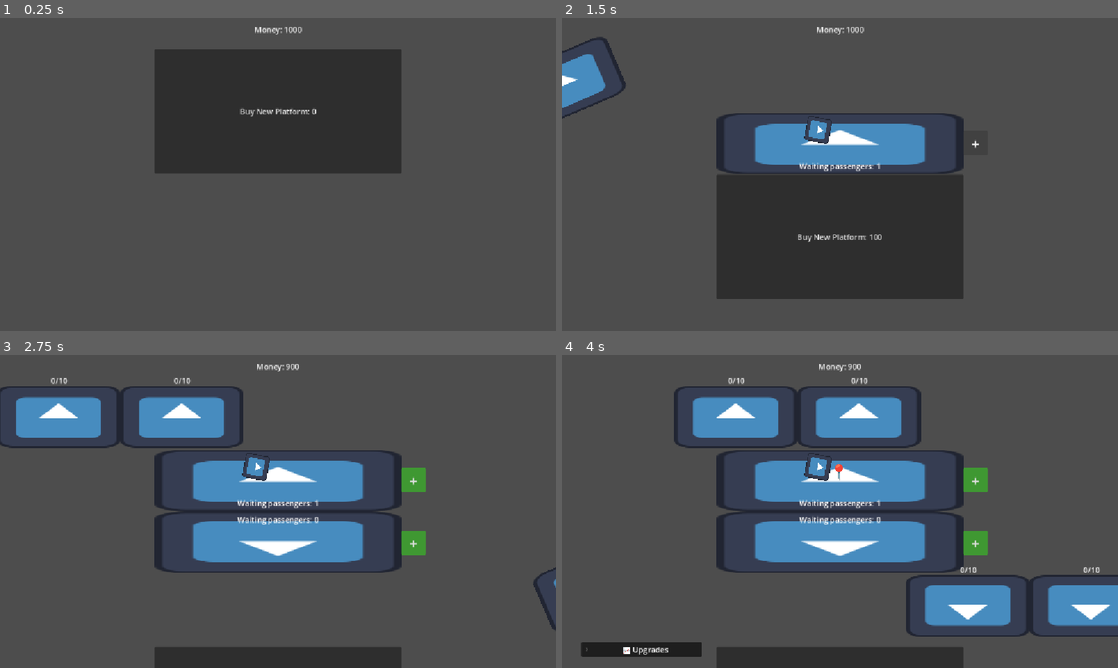
Above: before the commit, frames 1-4 (two rows, left to right).
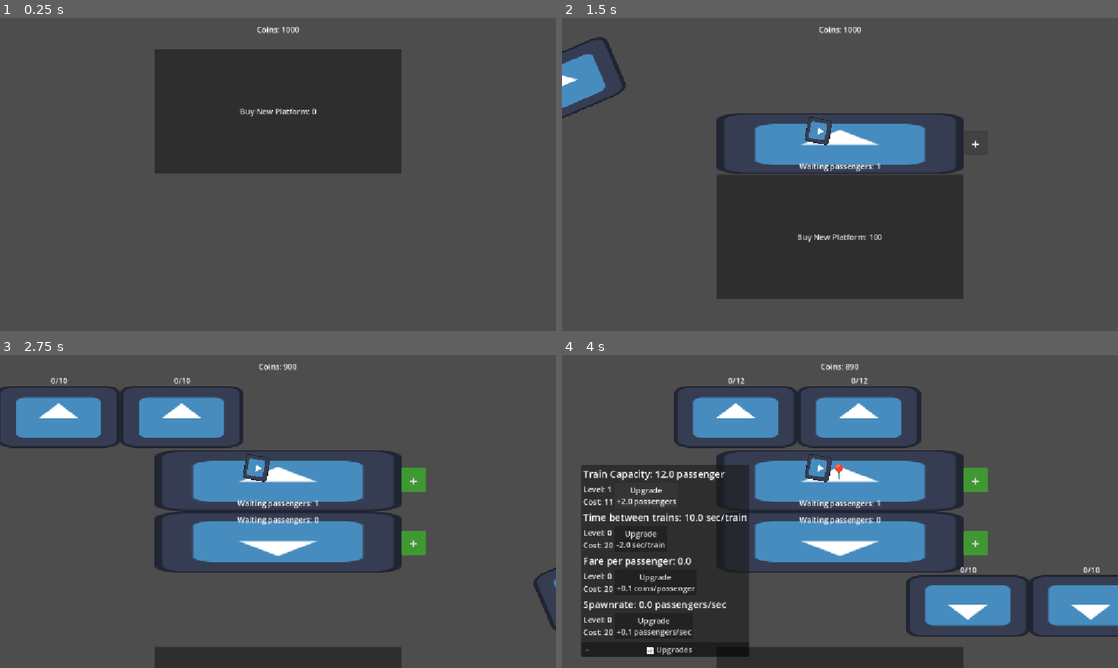
Above: after the commit, the same moments.

Repository: iamagoodperson-yay/rail-clicker
Game: Godot game, scene res://scenes/main.tscn
The game is run twice, just before and just after one commit, with the same random seed, the same clock (stepped at 60 frames per second) and the same inputs. The engine's default icon, where the game draws it, is replaced by a stand-in: a white triangle on a blue panel in a dark square.
Inputs (mouse positions are in pixels of both pictures, inside the frame that each line leads up to):
- Up to frame 1 (0.25 s): no input
- Up to frame 2 (1.5 s): click "Buy New Platform: 0" at 0.5 s; click "+" at 1.25 s
- Up to frame 3 (2.75 s): click "Buy New Platform: 100" at 2 s
- Up to frame 4 (4 s): tap Enter at 2.75 s; move the mouse to (840, 480) at 2.77 s; hold Right 2.78-3.5 s; tap Alt at 2.85 s; click (840, 480) at 2.92 s; click (645, 495) at 3.5 s, where only the run after the commit has a clickable "Upgrade +2.0 passengers"

The runs differ from the first frame. In frame 1, 0.1% of the frame differs, in the area x 45-55%, y 2-6%; in frame 2, 0.2%; in frame 3, 0.2%; in frame 4, 16%, in the area x 3-55%, y 2-97%.

Commit message:
added passenger spawnrate upgrade

Diff:
--- a/scenes/main.tscn
+++ b/scenes/main.tscn
@@ -5,6 +5,7 @@
 [ext_resource type="Script" uid="uid://c7623o8v1wvvx" path="res://scripts/UI.gd" id="3_jyhfs"]
 [ext_resource type="Script" uid="uid://i6lh1psvufw4" path="res://scripts/capacity_container.gd" id="5_tbgi4"]
 [ext_resource type="Script" uid="uid://b0eh2pf007vs5" path="res://scripts/wait_container.gd" id="6_o6xl0"]
+[ext_resource type="Script" uid="uid://cjkrro2lg068y" path="res://scripts/spawn_container.gd" id="7_o6xl0"]
 [ext_resource type="Script" uid="uid://ei1rg1yu5721" path="res://scripts/fare_container.gd" id="7_tipki"]
 
 [node name="main" type="Node" unique_id=417744697]
@@ -21,20 +22,17 @@
 
 [node name="FoldableContainer" type="FoldableContainer" parent="UI" unique_id=739533237]
 offset_left = 40.0
-offset_top = 316.0
-offset_right = 290.0
+offset_top = 228.0
+offset_right = 329.0
 offset_bottom = 625.0
 pivot_offset_ratio = Vector2(0, 1)
 accessibility_region = true
-folded = true
 title = "📈 Upgrades"
 title_alignment = 1
 title_position = 1
 
 [node name="VFlowContainer" type="VFlowContainer" parent="UI/FoldableContainer" unique_id=956060734]
-visible = false
 layout_mode = 2
-alignment = 1
 
 [node name="CapacityContainer" type="HFlowContainer" parent="UI/FoldableContainer/VFlowContainer" unique_id=1989668384]
 layout_mode = 2
@@ -46,7 +44,7 @@
 [node name="Label" type="Label" parent="UI/FoldableContainer/VFlowContainer/CapacityContainer/TopContainer" unique_id=135878050]
 layout_mode = 2
 theme_override_font_sizes/font_size = 20
-text = "Train Capacity: xxx"
+text = "Train Capacity: xxx passengers"
 
 [node name="BottomContainer" type="VFlowContainer" parent="UI/FoldableContainer/VFlowContainer/CapacityContainer" unique_id=163519767]
 layout_mode = 2
@@ -60,7 +58,7 @@
 [node name="Button" type="Button" parent="UI/FoldableContainer/VFlowContainer/CapacityContainer/BottomContainer" unique_id=1839220182]
 layout_mode = 2
 text = "Upgrade
-+X capacity"
++X passengers"
 
 [node name="WaitContainer" type="HFlowContainer" parent="UI/FoldableContainer/VFlowContainer" unique_id=648167901]
 layout_mode = 2
@@ -72,7 +70,7 @@
 [node name="Label" type="Label" parent="UI/FoldableContainer/VFlowContainer/WaitContainer/TopContainer" unique_id=1118073234]
 layout_mode = 2
 theme_override_font_sizes/font_size = 20
-text = "Time between trains: xxx"
+text = "Time between trains: xxx sec/train"
 
 [node name="BottomContainer" type="VFlowContainer" parent="UI/FoldableContainer/VFlowContainer/WaitContainer" unique_id=1140411565]
 layout_mode = 2
@@ -86,7 +84,7 @@
 [node name="Button" type="Button" parent="UI/FoldableContainer/VFlowContainer/WaitContainer/BottomContainer" unique_id=422849720]
 layout_mode = 2
 text = "Upgrade
--X Wait time"
+-X sec/train"
 
 [node name="FareContainer" type="HFlowContainer" parent="UI/FoldableContainer/VFlowContainer" unique_id=2137599148]
 layout_mode = 2
@@ -112,7 +110,33 @@
 [node name="Button" type="Button" parent="UI/FoldableContainer/VFlowContainer/FareContainer/BottomContainer" unique_id=2018601900]
 layout_mode = 2
 text = "Upgrade
-+X Fare"
++X coins/passenger"
+
+[node name="SpawnContainer" type="HFlowContainer" parent="UI/FoldableContainer/VFlowContainer" unique_id=471896873]
+layout_mode = 2
+script = ExtResource("7_o6xl0")
+
+[node name="TopContainer" type="VFlowContainer" parent="UI/FoldableContainer/VFlowContainer/SpawnContainer" unique_id=1518330562]
+layout_mode = 2
+
+[node name="Label" type="Label" parent="UI/FoldableContainer/VFlowContainer/SpawnContainer/TopContainer" unique_id=970497632]
+layout_mode = 2
+theme_override_font_sizes/font_size = 20
+text = "Spawnrate: %s passengers/sec"
+
+[node name="BottomContainer" type="VFlowContainer" parent="UI/FoldableContainer/VFlowContainer/SpawnContainer" unique_id=1545340631]
+layout_mode = 2
+alignment = 1
+
+[node name="Label" type="Label" parent="UI/FoldableContainer/VFlowContainer/SpawnContainer/BottomContainer" unique_id=1894186615]
+layout_mode = 2
+text = "Level: X
+Cost: XX"
+
+[node name="Button" type="Button" parent="UI/FoldableContainer/VFlowContainer/SpawnContainer/BottomContainer" unique_id=226808902]
+layout_mode = 2
+text = "Upgrade
+XX passengers/sec"
 
 [node name="MoneyLabel" type="Label" parent="UI" unique_id=1083454301]
 offset_left = 513.0
@@ -120,7 +144,7 @@
 offset_right = 639.0
 offset_bottom = 36.0
 pivot_offset_ratio = Vector2(0.5, 0.5)
-text = "Money: XXX"
+text = "Coins: XXX"
 horizontal_alignment = 1
 
 [node name="ErrorLabel" type="Label" parent="UI" unique_id=1161960994]
@@ -136,3 +160,4 @@
 [connection signal="pressed" from="UI/FoldableContainer/VFlowContainer/CapacityContainer/BottomContainer/Button" to="UI/FoldableContainer/VFlowContainer/CapacityContainer" method="_on_button_pressed"]
 [connection signal="pressed" from="UI/FoldableContainer/VFlowContainer/WaitContainer/BottomContainer/Button" to="UI/FoldableContainer/VFlowContainer/WaitContainer" method="_on_button_pressed"]
 [connection signal="pressed" from="UI/FoldableContainer/VFlowContainer/FareContainer/BottomContainer/Button" to="UI/FoldableContainer/VFlowContainer/FareContainer" method="_on_button_pressed"]
+[connection signal="pressed" from="UI/FoldableContainer/VFlowContainer/SpawnContainer/BottomContainer/Button" to="UI/FoldableContainer/VFlowContainer/SpawnContainer" method="_on_button_pressed"]
--- a/scenes/platform.tscn
+++ b/scenes/platform.tscn
@@ -11,7 +11,7 @@
 outlines = Array[PackedVector2Array]([PackedVector2Array(-265.00003, 139.99995, 264.99997, 140.00005, 265.00003, -123.999954, -264.99997, -124.000046)])
 
 [sub_resource type="RectangleShape2D" id="RectangleShape2D_d3t8h"]
-size = Vector2(512, 128)
+size = Vector2(506, 122)
 
 [sub_resource type="Theme" id="Theme_n1ckp"]
 
--- a/scripts/UI.gd
+++ b/scripts/UI.gd
@@ -9,4 +9,4 @@
 
 func _process(_delta):
 	upgrade_foldable.visible = Event.first_select
-	money_label.text = 'Money: %s' % Event.money
+	money_label.text = 'Coins: %s' % Event.money
--- a/scripts/capacity_container.gd
+++ b/scripts/capacity_container.gd
@@ -12,9 +12,9 @@
 		return
 	obj = Event.curr_select.train_capacity
 
-	top_label.text = "Train Capacity: %s" % obj.amt
+	top_label.text = "Train Capacity: %s passenger" % obj.amt
 	btm_label.text = "Level: %s\nCost: %s" % [obj.level, obj.cost]
-	button.text = "Upgrade\n+%s capacity" % obj.amt_inc
+	button.text = "Upgrade\n+%s passengers" % obj.amt_inc
 
 func _on_button_pressed() -> void:
 	if Event.money < obj.cost:
--- a/scripts/event.gd
+++ b/scripts/event.gd
@@ -2,7 +2,7 @@
 
 class upgradable:
 	var level: int = 0
-	var base_amt: float = 1.0
+	var base_amt: float = 0.0
 	var amt_inc: float = 1.0
 	var max_level: int = 999
 
--- a/scripts/fare_container.gd
+++ b/scripts/fare_container.gd
@@ -10,11 +10,11 @@
 func _process(_delta):
 	if Event.curr_select == null:
 		return
-	obj = Event.curr_select.fare
+	obj = Event.curr_select.spawnrate
 
 	top_label.text = "Fare per passenger: %s" % obj.amt
 	btm_label.text = "Level: %s\nCost: %s" % [obj.level, obj.cost]
-	button.text = "Upgrade\n+%s Fare" % obj.amt_inc
+	button.text = "Upgrade\n+%s coins/passenger" % obj.amt_inc
 
 func _on_button_pressed() -> void:
 	if Event.money < obj.cost:
--- a/scripts/platform.gd
+++ b/scripts/platform.gd
@@ -14,6 +14,7 @@
 var train_capacity = Event.upgradable.new()
 var train_wait = Event.upgradable.new()
 var fare = Event.upgradable.new()
+var spawnrate = Event.upgradable.new()
 
 var train_arrived = false
 var passenger_count = 0
@@ -28,12 +29,15 @@
 
 	train_capacity.base_amt = 10.0
 	train_capacity.amt_inc = 2.0
-	train_wait.base_amt = 16.0
+	train_wait.base_amt = 10.0
 	train_wait.amt_inc = -2.0
 	train_wait.base_cost = 20.0
-	train_wait.max_level = 8
+	train_wait.max_level = 5
 	fare.base_amt = 1.0
 	fare.amt_inc = 0.2
+	spawnrate.base_amt = 0.0
+	spawnrate.amt_inc = 0.1
+	spawnrate.base_cost = 20.0
 
 func activate(flip: bool):
 	active = true
--- /dev/null
+++ b/scripts/spawn_container.gd
@@ -0,0 +1,32 @@
+extends HFlowContainer
+
+@onready var top_label = $'TopContainer/Label'
+@onready var btm_label = $'BottomContainer/Label'
+@onready var button = $'BottomContainer/Button'
+@onready var error_label = get_node("/root/main/UI/ErrorLabel")
+
+var obj: Event.upgradable
+
+func _process(_delta):
+	if Event.curr_select == null:
+		return
+	obj = Event.curr_select.spawnrate
+
+	top_label.text = "Spawnrate: %s passengers/sec" % obj.amt
+	btm_label.text = "Level: %s\nCost: %s" % [obj.level, obj.cost]
+	button.text = "Upgrade\n+%s passengers/sec" % obj.amt_inc
+
+func _on_button_pressed() -> void:
+	if Event.money < obj.cost:
+		error("Not enough money")
+	elif obj.is_maxxed:
+		error("Maximum level for upgrade")
+	else:
+		error_label.visible = false
+		Event.upgrade(obj)
+
+func error(text):
+	error_label.text = "Error: %s" % text
+	error_label.visible = true
+	await get_tree().create_timer(3.0).timeout
+	error_label.visible = false
--- a/scripts/spawn_passengers.gd
+++ b/scripts/spawn_passengers.gd
@@ -8,14 +8,17 @@
 
 func _ready():
 	train = train_container.get_children()
-	pass
+	spawnrate()
+
+func spawn():
+	plat_node.passenger_count += 1
+	var passenger = pass_scene.instantiate()
+	add_child(passenger)
+	passenger.start(plat_hitbox, train)
 
 func _on_add_button_pressed() -> void:
 	if plat_node.passenger_count < 20:
-		plat_node.passenger_count += 1
-		var passenger = pass_scene.instantiate()
-		add_child(passenger)
-		passenger.start(plat_hitbox, train)
+		spawn()
 
 func train_arrived():
 	for passenger in get_children():
@@ -25,6 +28,15 @@
 	for passenger in get_children():
 		passenger.boarding = false
 
+func spawnrate():
+	while true:
+		if plat_node.spawnrate.amt == 0 or plat_node.passenger_count >= 20:
+			await get_tree().process_frame
+			continue
+
+		await get_tree().create_timer(1.0 / plat_node.spawnrate.amt).timeout
+		spawn()
+
 func _process(_delta: float) -> void:
 	if plat_node.train_arrived:
 		train_arrived()
--- a/scripts/wait_container.gd
+++ b/scripts/wait_container.gd
@@ -12,9 +12,9 @@
 		return
 	obj = Event.curr_select.train_wait
 
-	top_label.text = "Time between trains: %s" % obj.amt
+	top_label.text = "Time between trains: %s sec/train" % obj.amt
 	btm_label.text = "Level: %s\nCost: %s" % [obj.level, obj.cost]
-	button.text = "Upgrade\n%s Wait time" % obj.amt_inc
+	button.text = "Upgrade\n%s sec/train" % obj.amt_inc
 
 func _on_button_pressed() -> void:
 	if Event.money < obj.cost:
Not shown, added: scripts/spawn_container.gd.uid
